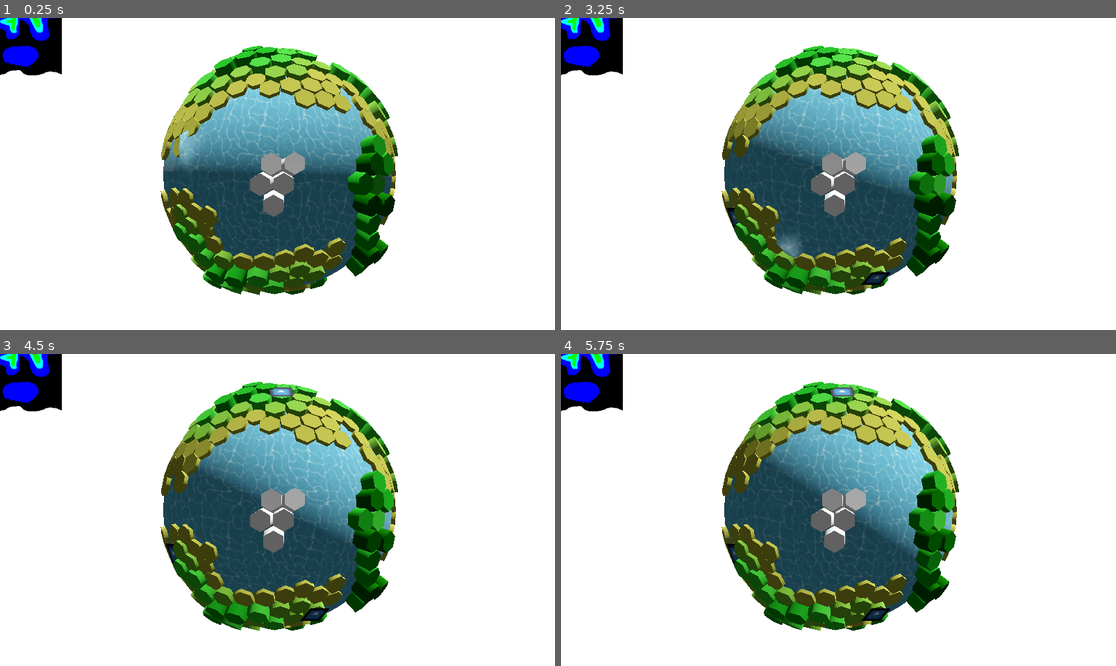
Above: before the commit, frames 1-4 (two rows, left to right).
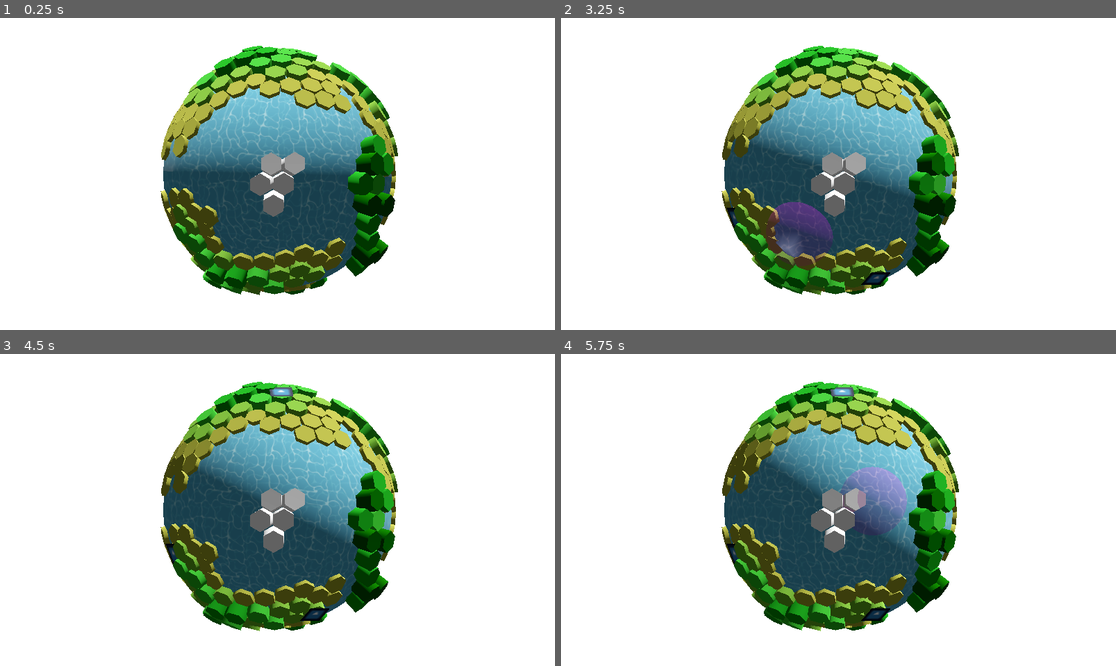
Above: after the commit, the same moments.

Repository: martinbriands/SummerGameJam-25
Game: Godot game, scene res://scenes/3DTestScene.tscn
Two runs of this game, one before a commit and one after it. Both use one fixed random seed, a clock stepped at 60 frames per second and the inputs below. The engine's default icon, where the game draws it, is replaced by a stand-in: a white triangle on a blue panel in a dark square.
Inputs (mouse positions are in pixels of both pictures, inside the frame that each line leads up to):
- Up to frame 1 (0.25 s): no input
- Up to frame 2 (3.25 s): move the mouse to (960, 158) at 0.52 s; click (960, 158) at 0.67 s; move the mouse to (727, 189) at 1.27 s; click (727, 189) at 1.42 s; move the mouse to (894, 105) at 2.02 s; click (894, 105) at 2.17 s; move the mouse to (810, 236) at 2.77 s; click (810, 236) at 2.92 s
- Up to frame 3 (4.5 s): move the mouse to (444, 556) at 3.52 s; click (444, 556) at 3.67 s; move the mouse to (111, 463) at 4.27 s; click (111, 463) at 4.42 s
- Up to frame 4 (5.75 s): move the mouse to (866, 510) at 5.02 s; click (866, 510) at 5.17 s

The runs differ from the first frame. In frame 1, 2.2% of the frame differs, in the area x 0-38%, y 0-49%; in frame 2, 3.0%; in frame 3, 2.0%; in frame 4, 3.5%, in the area x 0-63%, y 0-57%.

Commit message:
kill all humans

Diff:
--- a/scenes/3DTestScene.tscn
+++ b/scenes/3DTestScene.tscn
@@ -61,6 +61,18 @@
 
 [sub_resource type="SphereShape3D" id="SphereShape3D_4c1er"]
 
+[sub_resource type="SphereShape3D" id="SphereShape3D_0a4lp"]
+radius = 0.15
+
+[sub_resource type="StandardMaterial3D" id="StandardMaterial3D_0a4lp"]
+transparency = 1
+albedo_color = Color(1, 0, 1, 0.211765)
+
+[sub_resource type="SphereMesh" id="SphereMesh_5ukjf"]
+material = SubResource("StandardMaterial3D_0a4lp")
+radius = 0.15
+height = 0.3
+
 [node name="3dTestScene" type="Node3D"]
 
 [node name="WorldEnvironment" type="WorldEnvironment" parent="."]
@@ -94,6 +106,7 @@
 max_humans = 10
 
 [node name="HeatMap" type="Sprite2D" parent="IcoSphere"]
+visible = false
 texture = ExtResource("5_pxbar")
 
 [node name="SeaLevel" type="MeshInstance3D" parent="IcoSphere"]
@@ -110,4 +123,13 @@
 [node name="CollisionShape3D" type="CollisionShape3D" parent="IcoSphere/SeaLevel/StaticBody3D"]
 shape = SubResource("SphereShape3D_4c1er")
 
+[node name="ShockwaveCollisionSphere" type="Area3D" parent="IcoSphere/SeaLevel"]
+transform = Transform3D(1, 0, 0, 0, 1, 0, 0, 0, 1, 0, 0, -0.865805)
+
+[node name="CollisionShape3D" type="CollisionShape3D" parent="IcoSphere/SeaLevel/ShockwaveCollisionSphere"]
+shape = SubResource("SphereShape3D_0a4lp")
+
+[node name="MeshInstance3D" type="MeshInstance3D" parent="IcoSphere/SeaLevel/ShockwaveCollisionSphere"]
+mesh = SubResource("SphereMesh_5ukjf")
+
 [connection signal="sea_level_rise" from="IcoSphere/SeaLevel" to="IcoSphere" method="_on_sea_level_sea_level_rise"]
--- a/scenes/human.tscn
+++ b/scenes/human.tscn
@@ -1,5 +1,6 @@
-[gd_scene load_steps=5 format=3 uid="uid://dimwvd6o1dvak"]
+[gd_scene load_steps=6 format=3 uid="uid://dimwvd6o1dvak"]
 
+[ext_resource type="Script" uid="uid://ch0okxt0po0in" path="res://scripts/human.gd" id="1_cwf78"]
 [ext_resource type="Texture2D" uid="uid://b3tyr5p63dwr7" path="res://icon.svg" id="1_swaxu"]
 
 [sub_resource type="StandardMaterial3D" id="StandardMaterial3D_ol5e0"]
@@ -13,12 +14,16 @@
 radius = 0.075
 
 [node name="Human" type="Node3D"]
+script = ExtResource("1_cwf78")
 
 [node name="MeshInstance3D" type="MeshInstance3D" parent="."]
 transform = Transform3D(1, 0, 0, 0, 1, 0, 0, 0, 1, 0, 0, 0.01)
 mesh = SubResource("QuadMesh_ktwfa")
 
-[node name="StaticBody3D" type="StaticBody3D" parent="."]
+[node name="StaticBody3D" type="Area3D" parent="."]
+monitorable = false
 
 [node name="CollisionShape3D" type="CollisionShape3D" parent="StaticBody3D"]
 shape = SubResource("SphereShape3D_swaxu")
+
+[connection signal="area_entered" from="StaticBody3D" to="." method="_on_static_body_3d_area_entered"]
--- a/scripts/hexagon.gd
+++ b/scripts/hexagon.gd
@@ -123,10 +123,8 @@
             set_color(Color.WHITE)
 
     var sea_level = (get_parent() as IcoSphere).sea_level
-    print(sea_level.height, " ", layer)
 
     if sea_level.height >= layer:
-        print("clicked ", position)
         sea_level.on_water_clicked(position, parent_position)
 
 func _process(delta):
--- a/scripts/human.gd
+++ b/scripts/human.gd
@@ -1 +1,8 @@
 extends Node3D
+
+func _on_static_body_3d_area_entered(area: Area3D) -> void:
+    hit_by_water()
+
+func hit_by_water():
+    print("human died")
+    queue_free()
--- a/scripts/sea_level.gd
+++ b/scripts/sea_level.gd
@@ -59,10 +59,9 @@
         shockwave_intensity_value = intensity_curve.sample(intensity_timer) * shockwave_intensity
         mesh.material.set_shader_parameter("intensity", shockwave_intensity_value)
 
+        if intensity_timer == intensity_timer_max:
+            $ShockwaveCollisionSphere.position = Vector3.ZERO
 
-    #if shockwave_intensity_value > 0:
-        #shockwave_intensity_value = clampf(shockwave_intensity_value - delta, 0, shockwave_intensity)
-        #mesh.material.set_shader_parameter("intensity", shockwave_intensity_value)
 
     time += delta
     mesh.material.set_shader_parameter("time", time)
@@ -71,15 +70,19 @@
 
 var shockwave_intensity_value: float = 0
 @export var shockwave_intensity: float
-var intensity_timer: float = 0
+var intensity_timer: float = 1
 var intensity_timer_max: float = 1
 @export var intensity_curve: Curve
 
 func on_water_clicked(tile_pos: Vector3, earth_center: Vector3):
+    if intensity_timer < intensity_timer_max:
+        return
+
     intensity_timer = 0
-    #shockwave_intensity_value = shockwave_intensity
     time = -0.4
 
     mesh.material.set_shader_parameter("center_3D", tile_pos)
     mesh.material.set_shader_parameter("intensity", shockwave_intensity_value)
     mesh.material.set_shader_parameter("time", time)
+
+    $ShockwaveCollisionSphere.position = tile_pos
Not shown: 1 places in scenes/3DTestScene.tscn that only renumber resources
